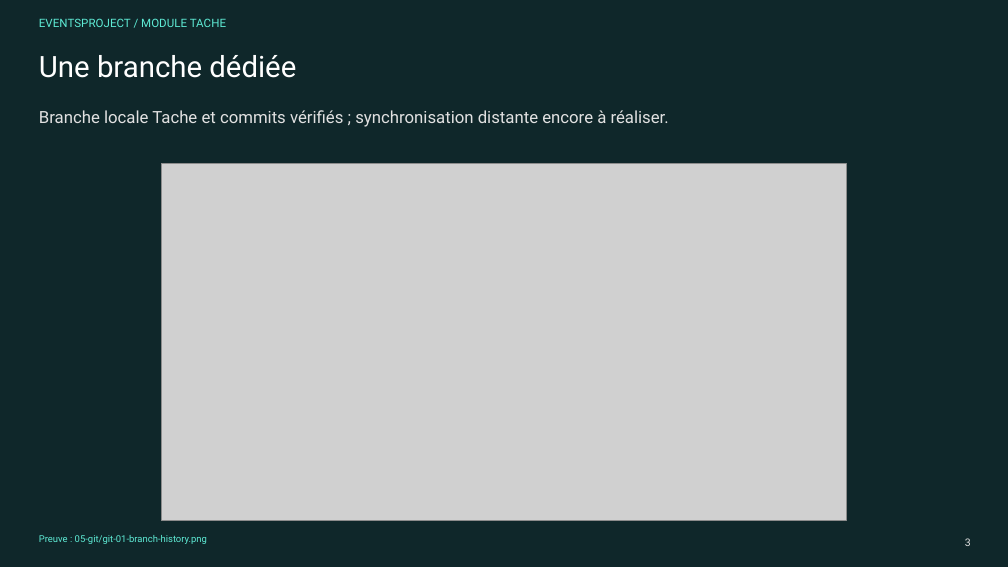
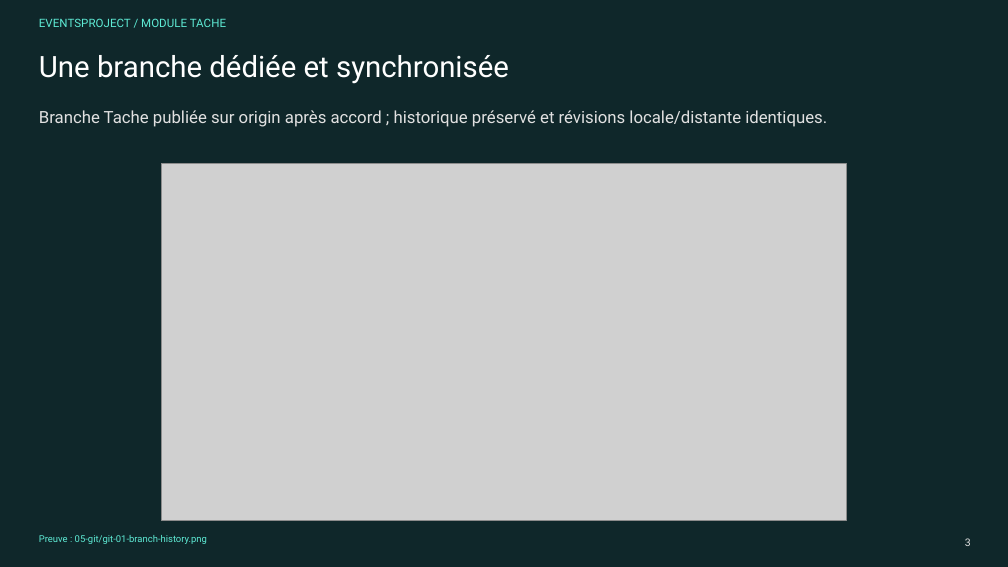
Before and after one commit to mhbxii/pipeline_devops_igl5, a slide deck: slide 3 of docs/presentation/eventsProject-Tache.pptx. Drawn at 1008x567 pixels with LibreOffice and Linux fonts; fonts in the diff are those of the drawing; grey boxes stand for pictures. Boxes give left, top, right and bottom in pixels: in the first picture for what was removed or moved away, otherwise in the second. Text is boxed around its words. In the diff, an @@ line names an element or a change of style, - is before the commit and + after.

Commit message:
docs: record verified origin synchronization in the final presentation

```diff
--- a/docs/presentation/eventsProject-Tache.pptx
+++ b/docs/presentation/eventsProject-Tache.pptx
@@ text at (39,55,509,84): text changed @@
-Une branche dédiée
+Une branche dédiée et synchronisée
@@ text at (39,110,827,127): text changed @@
-Branche locale Tache et commits vérifiés ; synchronisation distante encore à réaliser.
+Branche Tache publiée sur origin après accord ; historique préservé et révisions locale/distante identiques.
```
Also in this commit, not shown: 49 other files.
